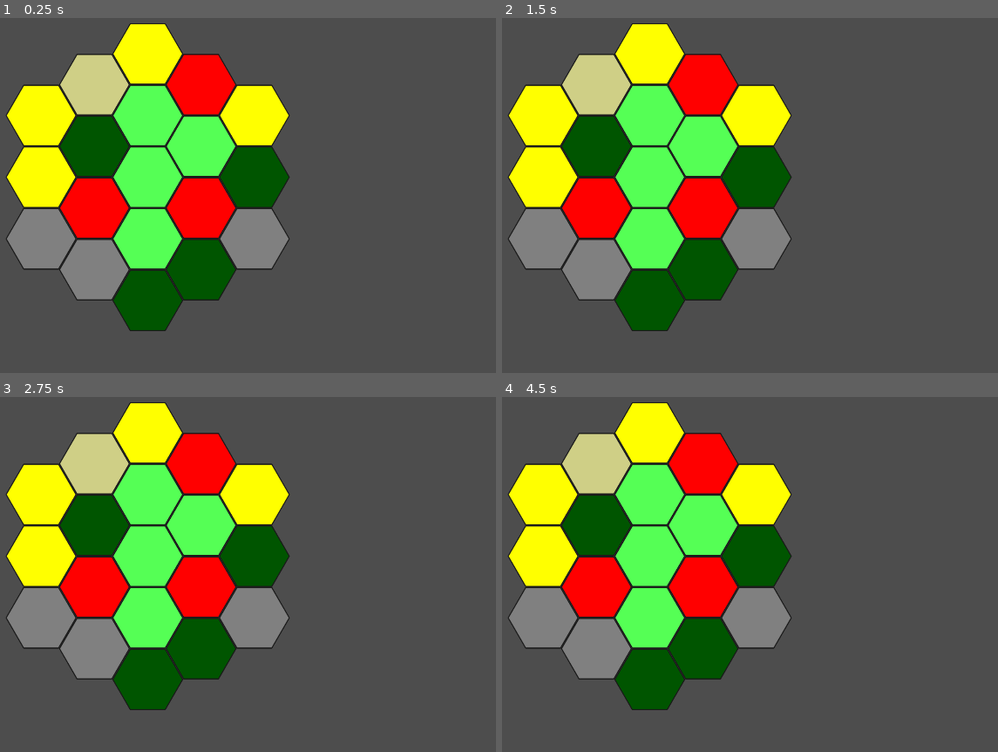
Above: before the commit, frames 1-4 (two rows, left to right).
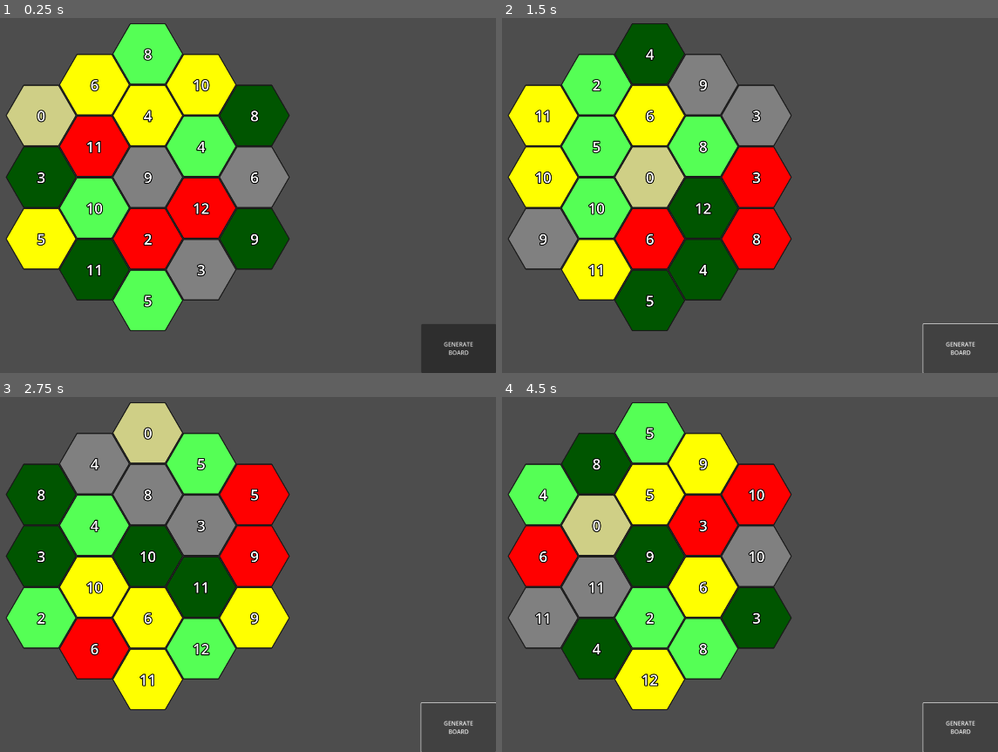
Above: after the commit, the same moments.

Repository: pan-kuleczka/catan-godot
Game: Godot game, scene res://main.tscn
Two runs of this game, one before a commit and one after it. Both use one fixed random seed, a clock stepped at 60 frames per second and the inputs below.
Inputs (mouse positions are in pixels of both pictures, inside the frame that each line leads up to):
- Up to frame 1 (0.25 s): no input
- Up to frame 2 (1.5 s): click (958, 348) at 0.5 s, where only the run after the commit has a clickable "GENERATE BOARD"; click (958, 348) at 1.25 s, where only the run after the commit has a clickable "GENERATE BOARD"
- Up to frame 3 (2.75 s): click (456, 727) at 2 s, where only the run after the commit has a clickable "GENERATE BOARD"
- Up to frame 4 (4.5 s): tap Enter at 2.75, 4.25 s; tap Space at 3.5 s

The runs differ from the first frame. In frame 1, 32% of the frame differs, in the area x 1-100%, y 1-100%; in frame 2, 23%; in frame 3, 34%; in frame 4, 30%.

Commit message:
Added board tile numbers and a test GENERATE BOARD button

Diff:
--- /dev/null
+++ b/assets/board_numbers/0.tscn
@@ -0,0 +1,23 @@
+[gd_scene load_steps=2 format=3 uid="uid://dk4isqdgjy0nx"]
+
+[ext_resource type="LabelSettings" uid="uid://c8v3qd60cgwlc" path="res://board_number_label_settings.tres" id="1_o716d"]
+
+[node name="0" type="Control"]
+layout_mode = 3
+anchors_preset = 15
+anchor_right = 1.0
+anchor_bottom = 1.0
+grow_horizontal = 2
+grow_vertical = 2
+
+[node name="Label" type="Label" parent="."]
+layout_mode = 1
+anchors_preset = 15
+anchor_right = 1.0
+anchor_bottom = 1.0
+grow_horizontal = 2
+grow_vertical = 2
+text = "0"
+label_settings = ExtResource("1_o716d")
+horizontal_alignment = 1
+vertical_alignment = 1
--- /dev/null
+++ b/assets/board_numbers/1.tscn
@@ -0,0 +1,24 @@
+[gd_scene load_steps=2 format=3 uid="uid://bre8k7o606lmy"]
+
+[ext_resource type="LabelSettings" uid="uid://c8v3qd60cgwlc" path="res://board_number_label_settings.tres" id="1_i7uyp"]
+
+[node name="1" type="Control"]
+layout_mode = 3
+anchors_preset = 15
+anchor_right = 1.0
+anchor_bottom = 1.0
+grow_horizontal = 2
+grow_vertical = 2
+
+[node name="Label" type="Label" parent="."]
+layout_mode = 1
+anchors_preset = 15
+anchor_right = 1.0
+anchor_bottom = 1.0
+grow_horizontal = 2
+grow_vertical = 2
+text = "1"
+label_settings = ExtResource("1_i7uyp")
+horizontal_alignment = 1
+vertical_alignment = 1
+justification_flags = 171
--- /dev/null
+++ b/assets/board_numbers/10.tscn
@@ -0,0 +1,24 @@
+[gd_scene load_steps=2 format=3 uid="uid://bw75i217qyq6n"]
+
+[ext_resource type="LabelSettings" uid="uid://c8v3qd60cgwlc" path="res://board_number_label_settings.tres" id="1_6540t"]
+
+[node name="10" type="Control"]
+layout_mode = 3
+anchors_preset = 15
+anchor_right = 1.0
+anchor_bottom = 1.0
+grow_horizontal = 2
+grow_vertical = 2
+
+[node name="Label" type="Label" parent="."]
+layout_mode = 1
+anchors_preset = 15
+anchor_right = 1.0
+anchor_bottom = 1.0
+grow_horizontal = 2
+grow_vertical = 2
+text = "10"
+label_settings = ExtResource("1_6540t")
+horizontal_alignment = 1
+vertical_alignment = 1
+justification_flags = 171
--- /dev/null
+++ b/assets/board_numbers/11.tscn
@@ -0,0 +1,24 @@
+[gd_scene load_steps=2 format=3 uid="uid://bxrh4ab6l2to5"]
+
+[ext_resource type="LabelSettings" uid="uid://c8v3qd60cgwlc" path="res://board_number_label_settings.tres" id="1_mhgb2"]
+
+[node name="11" type="Control"]
+layout_mode = 3
+anchors_preset = 15
+anchor_right = 1.0
+anchor_bottom = 1.0
+grow_horizontal = 2
+grow_vertical = 2
+
+[node name="Label" type="Label" parent="."]
+layout_mode = 1
+anchors_preset = 15
+anchor_right = 1.0
+anchor_bottom = 1.0
+grow_horizontal = 2
+grow_vertical = 2
+text = "11"
+label_settings = ExtResource("1_mhgb2")
+horizontal_alignment = 1
+vertical_alignment = 1
+justification_flags = 171
--- /dev/null
+++ b/assets/board_numbers/12.tscn
@@ -0,0 +1,24 @@
+[gd_scene load_steps=2 format=3 uid="uid://cemkaio6gi3ft"]
+
+[ext_resource type="LabelSettings" uid="uid://c8v3qd60cgwlc" path="res://board_number_label_settings.tres" id="1_qgntj"]
+
+[node name="12" type="Control"]
+layout_mode = 3
+anchors_preset = 15
+anchor_right = 1.0
+anchor_bottom = 1.0
+grow_horizontal = 2
+grow_vertical = 2
+
+[node name="Label" type="Label" parent="."]
+layout_mode = 1
+anchors_preset = 15
+anchor_right = 1.0
+anchor_bottom = 1.0
+grow_horizontal = 2
+grow_vertical = 2
+text = "12"
+label_settings = ExtResource("1_qgntj")
+horizontal_alignment = 1
+vertical_alignment = 1
+justification_flags = 171
--- /dev/null
+++ b/assets/board_numbers/2.tscn
@@ -0,0 +1,24 @@
+[gd_scene load_steps=2 format=3 uid="uid://dixkshg4yr0gk"]
+
+[ext_resource type="LabelSettings" uid="uid://c8v3qd60cgwlc" path="res://board_number_label_settings.tres" id="1_dbguc"]
+
+[node name="2" type="Control"]
+layout_mode = 3
+anchors_preset = 15
+anchor_right = 1.0
+anchor_bottom = 1.0
+grow_horizontal = 2
+grow_vertical = 2
+
+[node name="Label" type="Label" parent="."]
+layout_mode = 1
+anchors_preset = 15
+anchor_right = 1.0
+anchor_bottom = 1.0
+grow_horizontal = 2
+grow_vertical = 2
+text = "2"
+label_settings = ExtResource("1_dbguc")
+horizontal_alignment = 1
+vertical_alignment = 1
+justification_flags = 171
--- /dev/null
+++ b/assets/board_numbers/3.tscn
@@ -0,0 +1,24 @@
+[gd_scene load_steps=2 format=3 uid="uid://slcat6kffjaa"]
+
+[ext_resource type="LabelSettings" uid="uid://c8v3qd60cgwlc" path="res://board_number_label_settings.tres" id="1_ggqe1"]
+
+[node name="3" type="Control"]
+layout_mode = 3
+anchors_preset = 15
+anchor_right = 1.0
+anchor_bottom = 1.0
+grow_horizontal = 2
+grow_vertical = 2
+
+[node name="Label" type="Label" parent="."]
+layout_mode = 1
+anchors_preset = 15
+anchor_right = 1.0
+anchor_bottom = 1.0
+grow_horizontal = 2
+grow_vertical = 2
+text = "3"
+label_settings = ExtResource("1_ggqe1")
+horizontal_alignment = 1
+vertical_alignment = 1
+justification_flags = 171
--- /dev/null
+++ b/assets/board_numbers/4.tscn
@@ -0,0 +1,24 @@
+[gd_scene load_steps=2 format=3 uid="uid://dhjxew6oeplpa"]
+
+[ext_resource type="LabelSettings" uid="uid://c8v3qd60cgwlc" path="res://board_number_label_settings.tres" id="1_e8vlm"]
+
+[node name="4" type="Control"]
+layout_mode = 3
+anchors_preset = 15
+anchor_right = 1.0
+anchor_bottom = 1.0
+grow_horizontal = 2
+grow_vertical = 2
+
+[node name="Label" type="Label" parent="."]
+layout_mode = 1
+anchors_preset = 15
+anchor_right = 1.0
+anchor_bottom = 1.0
+grow_horizontal = 2
+grow_vertical = 2
+text = "4"
+label_settings = ExtResource("1_e8vlm")
+horizontal_alignment = 1
+vertical_alignment = 1
+justification_flags = 171
--- /dev/null
+++ b/assets/board_numbers/5.tscn
@@ -0,0 +1,24 @@
+[gd_scene load_steps=2 format=3 uid="uid://b5gb31ei186xs"]
+
+[ext_resource type="LabelSettings" uid="uid://c8v3qd60cgwlc" path="res://board_number_label_settings.tres" id="1_5eum0"]
+
+[node name="5" type="Control"]
+layout_mode = 3
+anchors_preset = 15
+anchor_right = 1.0
+anchor_bottom = 1.0
+grow_horizontal = 2
+grow_vertical = 2
+
+[node name="Label" type="Label" parent="."]
+layout_mode = 1
+anchors_preset = 15
+anchor_right = 1.0
+anchor_bottom = 1.0
+grow_horizontal = 2
+grow_vertical = 2
+text = "5"
+label_settings = ExtResource("1_5eum0")
+horizontal_alignment = 1
+vertical_alignment = 1
+justification_flags = 171
--- /dev/null
+++ b/assets/board_numbers/6.tscn
@@ -0,0 +1,25 @@
+[gd_scene load_steps=2 format=3 uid="uid://plmaxw4rf5lu"]
+
+[ext_resource type="LabelSettings" uid="uid://c8v3qd60cgwlc" path="res://board_number_label_settings.tres" id="1_6mky5"]
+
+[node name="6" type="Control"]
+layout_mode = 3
+anchors_preset = 15
+anchor_right = 1.0
+anchor_bottom = 1.0
+grow_horizontal = 2
+grow_vertical = 2
+
+[node name="Label" type="Label" parent="."]
+layout_mode = 1
+anchors_preset = 15
+anchor_right = 1.0
+anchor_bottom = 1.0
+grow_horizontal = 2
+grow_vertical = 2
+text = "6
+"
+label_settings = ExtResource("1_6mky5")
+horizontal_alignment = 1
+vertical_alignment = 1
+justification_flags = 171
--- /dev/null
+++ b/assets/board_numbers/7.tscn
@@ -0,0 +1,25 @@
+[gd_scene load_steps=2 format=3 uid="uid://pdt40rlm2p2p"]
+
+[ext_resource type="LabelSettings" uid="uid://c8v3qd60cgwlc" path="res://board_number_label_settings.tres" id="1_rqjgj"]
+
+[node name="7" type="Control"]
+layout_mode = 3
+anchors_preset = 15
+anchor_right = 1.0
+anchor_bottom = 1.0
+grow_horizontal = 2
+grow_vertical = 2
+
+[node name="Label" type="Label" parent="."]
+layout_mode = 1
+anchors_preset = 15
+anchor_right = 1.0
+anchor_bottom = 1.0
+grow_horizontal = 2
+grow_vertical = 2
+text = "7
+"
+label_settings = ExtResource("1_rqjgj")
+horizontal_alignment = 1
+vertical_alignment = 1
+justification_flags = 171
--- /dev/null
+++ b/assets/board_numbers/8.tscn
@@ -0,0 +1,25 @@
+[gd_scene load_steps=2 format=3 uid="uid://bvuvlsl353udv"]
+
+[ext_resource type="LabelSettings" uid="uid://c8v3qd60cgwlc" path="res://board_number_label_settings.tres" id="1_joryf"]
+
+[node name="8" type="Control"]
+layout_mode = 3
+anchors_preset = 15
+anchor_right = 1.0
+anchor_bottom = 1.0
+grow_horizontal = 2
+grow_vertical = 2
+
+[node name="Label" type="Label" parent="."]
+layout_mode = 1
+anchors_preset = 15
+anchor_right = 1.0
+anchor_bottom = 1.0
+grow_horizontal = 2
+grow_vertical = 2
+text = "8
+"
+label_settings = ExtResource("1_joryf")
+horizontal_alignment = 1
+vertical_alignment = 1
+justification_flags = 171
--- /dev/null
+++ b/assets/board_numbers/9.tscn
@@ -0,0 +1,24 @@
+[gd_scene load_steps=2 format=3 uid="uid://bkmfudlalusud"]
+
+[ext_resource type="LabelSettings" uid="uid://c8v3qd60cgwlc" path="res://board_number_label_settings.tres" id="1_2cvjd"]
+
+[node name="9" type="Control"]
+layout_mode = 3
+anchors_preset = 15
+anchor_right = 1.0
+anchor_bottom = 1.0
+grow_horizontal = 2
+grow_vertical = 2
+
+[node name="Label" type="Label" parent="."]
+layout_mode = 1
+anchors_preset = 15
+anchor_right = 1.0
+anchor_bottom = 1.0
+grow_horizontal = 2
+grow_vertical = 2
+text = "9"
+label_settings = ExtResource("1_2cvjd")
+horizontal_alignment = 1
+vertical_alignment = 1
+justification_flags = 171
--- /dev/null
+++ b/board_number_label_settings.tres
@@ -0,0 +1,6 @@
+[gd_resource type="LabelSettings" format=3 uid="uid://c8v3qd60cgwlc"]
+
+[resource]
+font_size = 40
+outline_size = 10
+outline_color = Color(0, 0, 0, 1)
--- /dev/null
+++ b/board_number_tileset.tres
@@ -0,0 +1,36 @@
+[gd_resource type="TileSet" load_steps=15 format=3 uid="uid://cgxiyq141lyol"]
+
+[ext_resource type="PackedScene" uid="uid://dk4isqdgjy0nx" path="res://assets/board_numbers/0.tscn" id="1_m6by8"]
+[ext_resource type="PackedScene" uid="uid://bre8k7o606lmy" path="res://assets/board_numbers/1.tscn" id="2_3gar6"]
+[ext_resource type="PackedScene" uid="uid://bw75i217qyq6n" path="res://assets/board_numbers/10.tscn" id="3_8idby"]
+[ext_resource type="PackedScene" uid="uid://dixkshg4yr0gk" path="res://assets/board_numbers/2.tscn" id="3_guxxg"]
+[ext_resource type="PackedScene" uid="uid://slcat6kffjaa" path="res://assets/board_numbers/3.tscn" id="4_htvpo"]
+[ext_resource type="PackedScene" uid="uid://bxrh4ab6l2to5" path="res://assets/board_numbers/11.tscn" id="4_q7gk8"]
+[ext_resource type="PackedScene" uid="uid://dhjxew6oeplpa" path="res://assets/board_numbers/4.tscn" id="5_2jesf"]
+[ext_resource type="PackedScene" uid="uid://cemkaio6gi3ft" path="res://assets/board_numbers/12.tscn" id="5_fmyec"]
+[ext_resource type="PackedScene" uid="uid://b5gb31ei186xs" path="res://assets/board_numbers/5.tscn" id="6_uydb1"]
+[ext_resource type="PackedScene" uid="uid://plmaxw4rf5lu" path="res://assets/board_numbers/6.tscn" id="7_mbkoa"]
+[ext_resource type="PackedScene" uid="uid://pdt40rlm2p2p" path="res://assets/board_numbers/7.tscn" id="11_840wf"]
+[ext_resource type="PackedScene" uid="uid://bvuvlsl353udv" path="res://assets/board_numbers/8.tscn" id="12_ijuh5"]
+[ext_resource type="PackedScene" uid="uid://bkmfudlalusud" path="res://assets/board_numbers/9.tscn" id="13_xjvqo"]
+
+[sub_resource type="TileSetScenesCollectionSource" id="TileSetScenesCollectionSource_b3sl4"]
+scenes/0/scene = ExtResource("1_m6by8")
+scenes/1/scene = ExtResource("2_3gar6")
+scenes/2/scene = ExtResource("3_guxxg")
+scenes/3/scene = ExtResource("4_htvpo")
+scenes/4/scene = ExtResource("5_2jesf")
+scenes/5/scene = ExtResource("6_uydb1")
+scenes/6/scene = ExtResource("7_mbkoa")
+scenes/7/scene = ExtResource("11_840wf")
+scenes/8/scene = ExtResource("12_ijuh5")
+scenes/9/scene = ExtResource("13_xjvqo")
+scenes/10/scene = ExtResource("3_8idby")
+scenes/11/scene = ExtResource("4_q7gk8")
+scenes/12/scene = ExtResource("5_fmyec")
+
+[resource]
+tile_shape = 3
+tile_offset_axis = 1
+tile_size = Vector2i(196, 170)
+sources/0 = SubResource("TileSetScenesCollectionSource_b3sl4")
--- a/game_board.gd
+++ b/game_board.gd
@@ -1,19 +1,23 @@
 extends Control
 
+var map_scheme : MapScheme = MapScheme.MAP_SCHEMES["STANDARD_FOR_4"]
 var map : Map
 
 func _ready() -> void:
-	map = Map.new(MapScheme.MAP_SCHEMES["STANDARD_FOR_4"])
-	draw_board(map.tiles)
+	map = Map.new(map_scheme)
+	generate_board()
+	draw_board()
 
-func _process(delta : float) -> void:
+func _process(_delta : float) -> void:
 	pass
 
+func generate_board() -> void:
+	map.generate_map(map_scheme)
 
-func draw_board(tiles : Dictionary) -> void:
+func draw_board() -> void:
+	var tiles : Dictionary = map.tiles
 	$"Center/BoardLayer".clear()
 	$"Center/BoardNumbers".clear()
-	print(tiles)
 	for board_position : BoardPosition in tiles.keys():
 		var grid_layer_position : Vector2i = Vector2i(board_position.column, board_position.row)
 		var tile : BoardTile = tiles[board_position]
@@ -25,6 +29,12 @@
 		)
 		$Center/BoardNumbers.set_cell(
 			grid_layer_position,
-			tile.number,
-			Vector2i(0, 0)
+			0,
+			Vector2i(0, 0),
+			tile.number
 		)
+
+
+func _on_generate_board_button_pressed() -> void:
+	generate_board()
+	draw_board()
--- a/game_board.tscn
+++ b/game_board.tscn
@@ -1,7 +1,8 @@
-[gd_scene load_steps=3 format=4 uid="uid://b2xco2tpsue3"]
+[gd_scene load_steps=4 format=4 uid="uid://b2xco2tpsue3"]
 
 [ext_resource type="TileSet" uid="uid://6p61q7ei87p5" path="res://board_tile_set.tres" id="1_5o8c3"]
 [ext_resource type="Script" path="res://game_board.gd" id="1_ae2mq"]
+[ext_resource type="TileSet" uid="uid://cgxiyq141lyol" path="res://board_number_tileset.tres" id="3_x45df"]
 
 [node name="GameBoard" type="Control"]
 layout_mode = 3
@@ -30,3 +31,20 @@
 [node name="BoardNumbers" type="TileMapLayer" parent="Center"]
 position = Vector2(-98, -85)
 tile_map_data = PackedByteArray("AAD//wAAAAAAAAAAAAAAAAEAAAAAAAAAAAABAAAAAAAAAAAAAAABAP//AAAAAAAAAAAAAP//AAAAAAAAAAD/// …(224 unchanged characters)…
+tile_set = ExtResource("3_x45df")
+
+[node name="Button" type="Button" parent="."]
+layout_mode = 1
+anchors_preset = 3
+anchor_left = 1.0
+anchor_top = 1.0
+anchor_right = 1.0
+anchor_bottom = 1.0
+offset_left = -206.0
+offset_top = -135.0
+grow_horizontal = 0
+grow_vertical = 0
+text = "GENERATE
+BOARD"
+
+[connection signal="pressed" from="Button" to="." method="_on_generate_board_button_pressed"]
--- a/project.godot
+++ b/project.godot
@@ -15,11 +15,19 @@
 config/features=PackedStringArray("4.3", "GL Compatibility")
 config/icon="res://icon.svg"
 
+[debug]
+
+gdscript/warnings/integer_division=0
+
 [display]
 
 window/size/viewport_width=1920
 window/size/viewport_height=1080
 
+[editor_plugins]
+
+enabled=PackedStringArray()
+
 [rendering]
 
 renderer/rendering_method="gl_compatibility"
